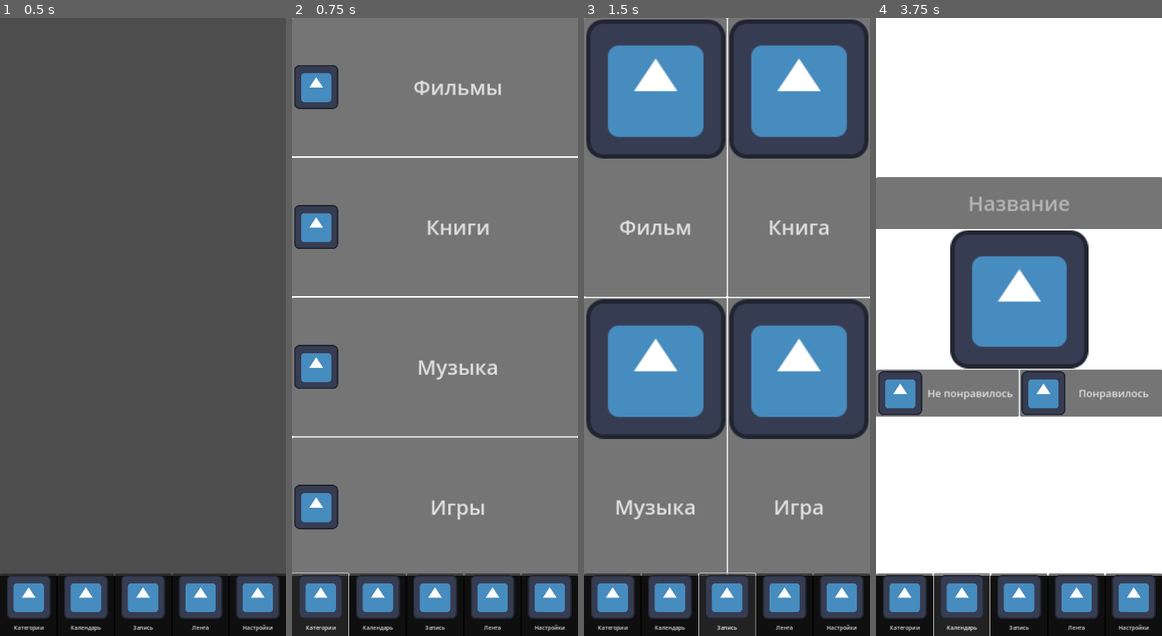
Above: before the commit, frames 1-4 (left to right).
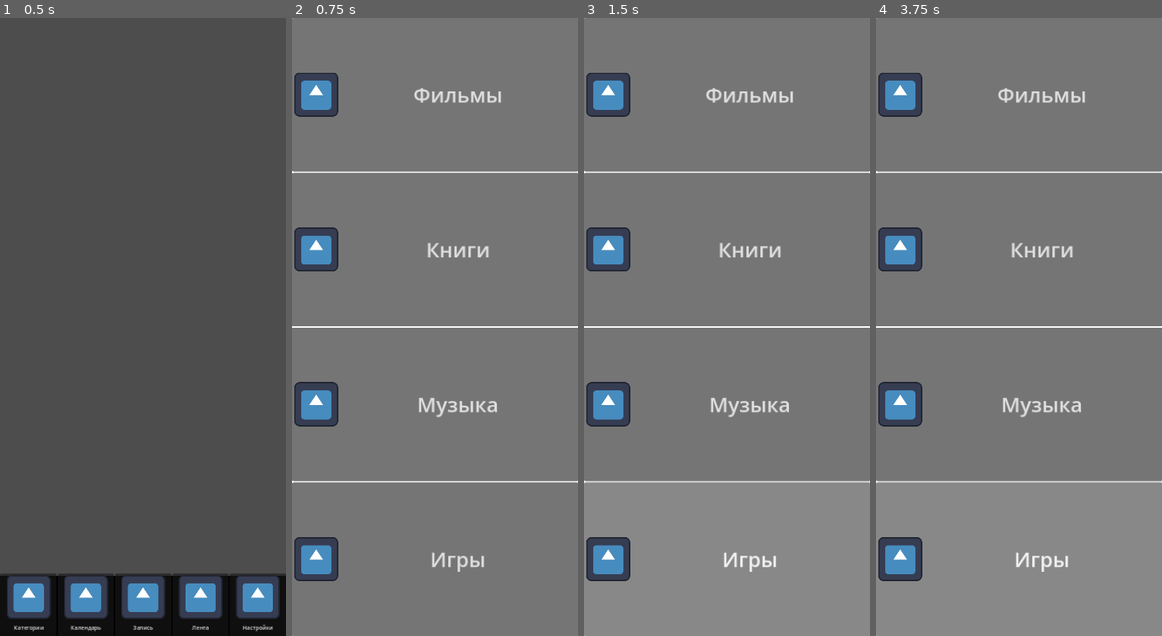
Above: after the commit, the same moments.

Repository: Maweill/ent-log-app
Game: Godot game, scene res://scenes/main/main.tscn
Two runs of this game, one before a commit and one after it. Both use one fixed random seed, a clock stepped at 60 frames per second and the inputs below. The engine's default icon, where the game draws it, is replaced by a stand-in: a white triangle on a blue panel in a dark square.
Inputs (mouse positions are in pixels of both pictures, inside the frame that each line leads up to):
- Up to frame 1 (0.5 s): no input
- Up to frame 2 (0.75 s): click "Категории" at 0.5 s
- Up to frame 3 (1.5 s): click "Запись" at 1.25 s
- Up to frame 4 (3.75 s): click (947, 160) at 2 s, where only the run before the commit has a clickable "Фильм"; click (1090, 160) at 2.75 s, where only the run before the commit has a clickable "Книга"; click "Календарь" at 3.5 s

Frame 1 is identical in both runs. In frame 2, 20% of the frame differs, in the area x 0-100%, y 7-100%; in frame 3, 57%; in frame 4, 86%, in the area x 0-100%, y 0-100%.

Commit message:
Очередная попытка

Diff:
--- a/scenes/autoload/ui_manager/ui_manager.gd
+++ b/scenes/autoload/ui_manager/ui_manager.gd
@@ -22,7 +22,7 @@
 			printerr('wrong menu type')
 			return
 	_current_menu.type = menuType
-	_menu_container.call_deferred("add_child", _current_menu)
+	add_child(_current_menu)
 	#_current_menu.show_menu()
 
 
